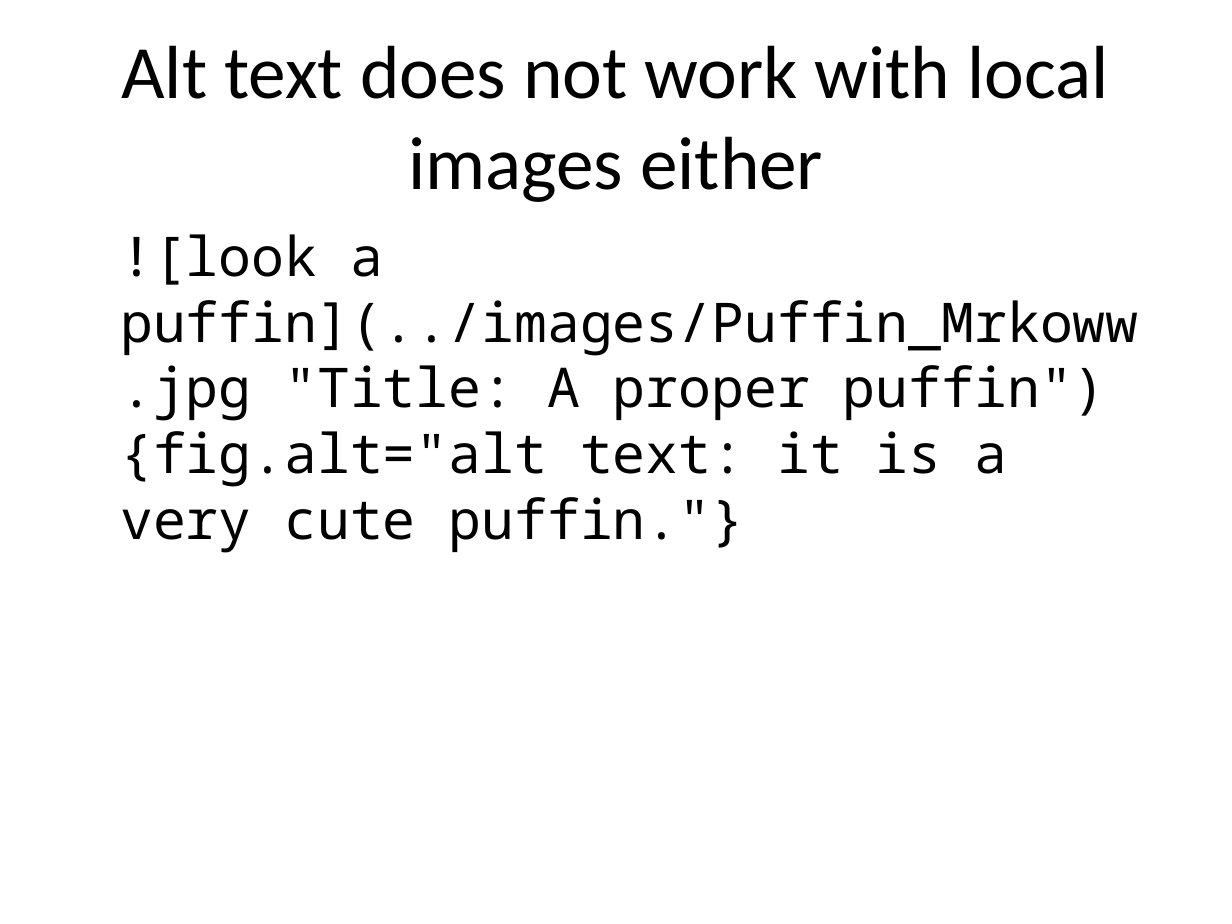
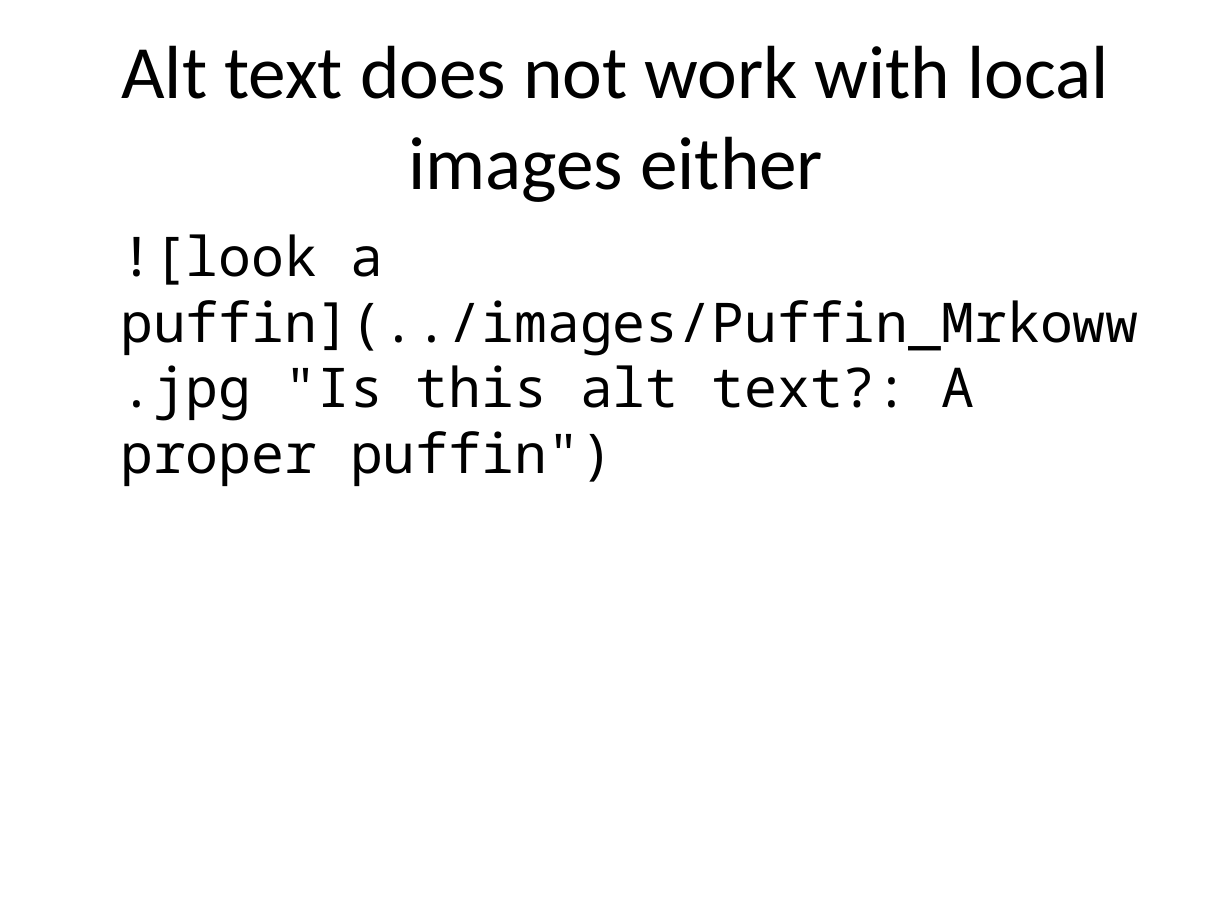
Before and after one commit to apreshill/rmd2ppt, a slide deck: slide 4 of reprex/alttext.pptx. Drawn at 1232x924 pixels with LibreOffice and Linux fonts; fonts in the diff are those of the drawing. Boxes give left, top, right and bottom in pixels: in the first picture for what was removed or moved away, otherwise in the second. Text is boxed around its words. In the diff, an @@ line names an element or a change of style, - is before the commit and + after.

```diff
--- a/reprex/alttext.pptx
+++ b/reprex/alttext.pptx
@@ text at (120,234,1139,486): text changed @@
-![look a puffin](../images/Puffin_Mrkoww.jpg "Title: A proper puffin"){fig.alt="alt text: it is a very cute puffin."}
+![look a puffin](../images/Puffin_Mrkoww.jpg "Is this alt text?: A proper puffin")
```
Also in this commit, not shown: 2 other slides changed, 1 other file.
